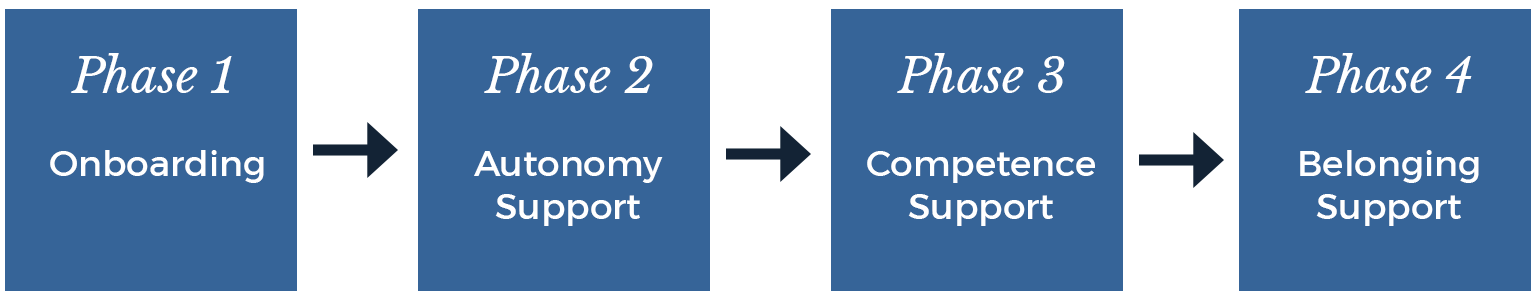
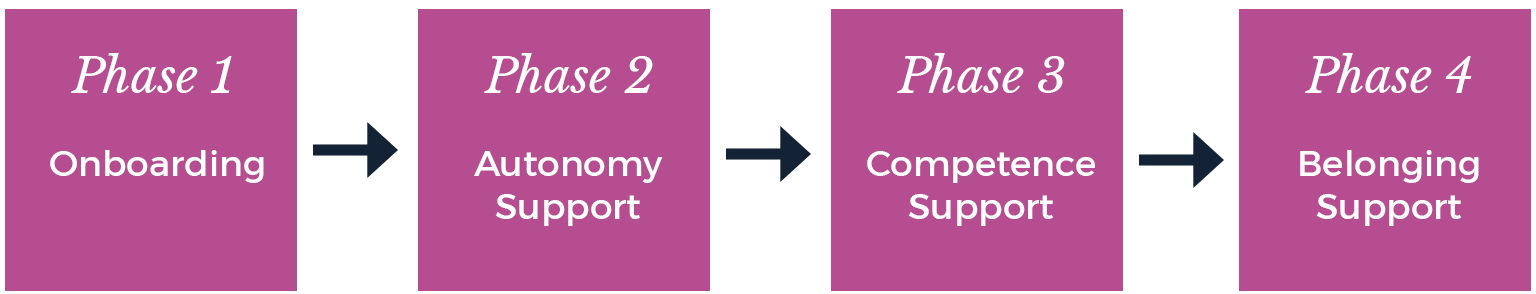
Layer changes from the first 1536px x 294px image to the second:
painted on "Layer 2" (1st of 4, in "Belonging") over (x1=1239, y1=9, x2=1531, y2=291)
painted on "Layer 2" (2nd of 4, in "Competence") over (x1=831, y1=9, x2=1123, y2=291)
painted on "Layer 2" (3rd of 4, in "Autonomy") over (x1=418, y1=9, x2=710, y2=291)
painted on "Layer 2" (4th of 4, in "Onboarding") over (x1=5, y1=9, x2=297, y2=291)
